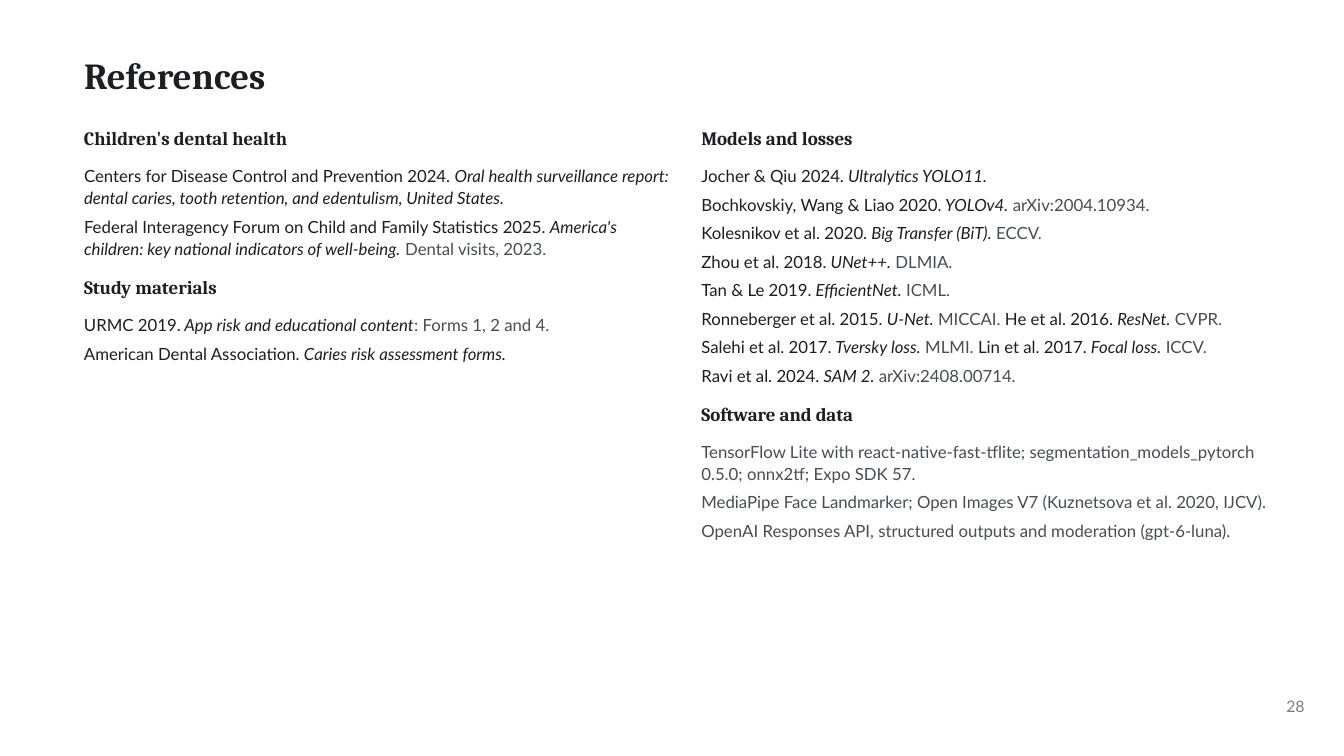
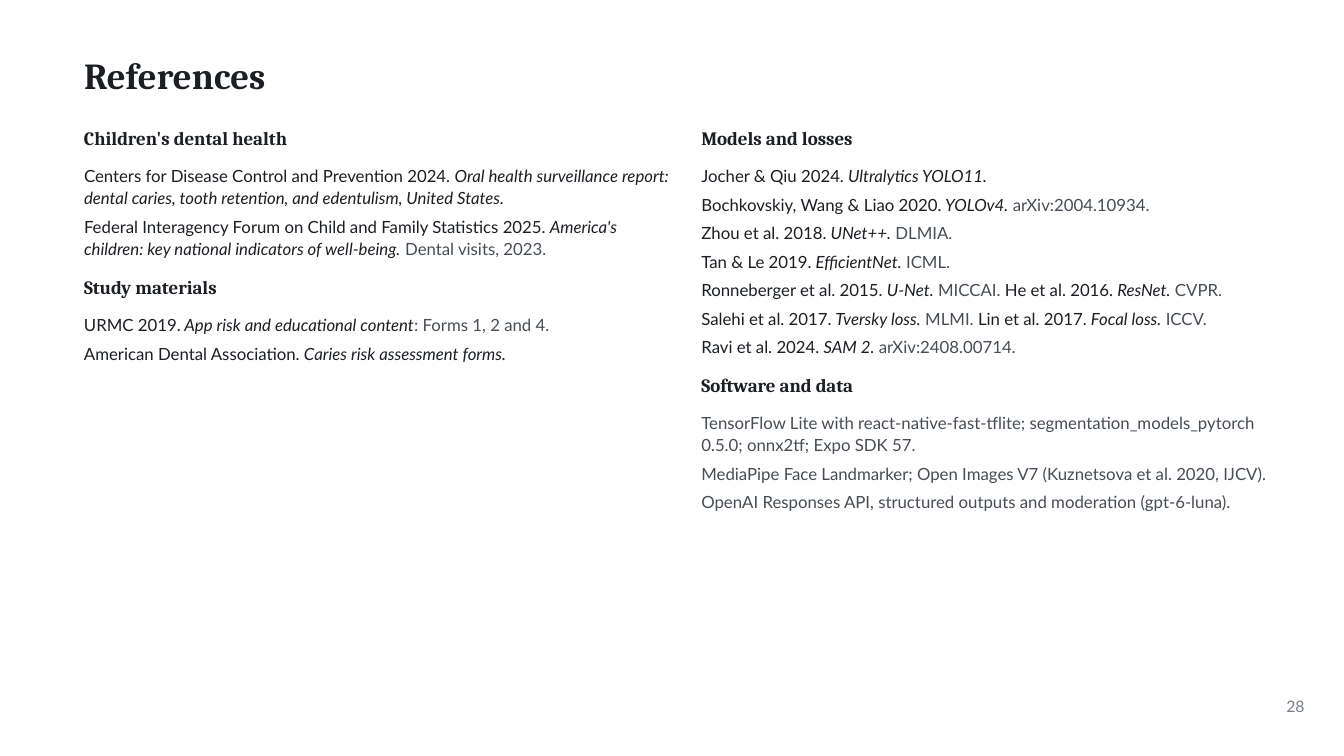
Before and after one commit to ertugrul-senturk/interactive-slides, a slide deck: slide 49 of public/decks/2026-11-smart-teeth.pptx. Drawn at 1344x756 pixels with LibreOffice and Linux fonts; fonts in the diff are those of the drawing; background and template pictures are left out. Boxes give left, top, right and bottom in pixels: in the first picture for what was removed or moved away, otherwise in the second. Text is boxed around its words. In the diff, an @@ line names an element or a change of style, - is before the commit and + after.

```diff
--- a/public/decks/2026-11-smart-teeth.pptx
+++ b/public/decks/2026-11-smart-teeth.pptx
@@ text removed at (701, 226, 1042, 242) @@
-Kolesnikov et al. 2020. Big Transfer (BiT). ECCV.
@@ 9 texts: place and size @@
-9 texts at (701, 255, 1266, 540)
+9 texts at (701, 226, 1266, 511)
```
Also in this commit, not shown: 1 other slide changed, 4 other files.
